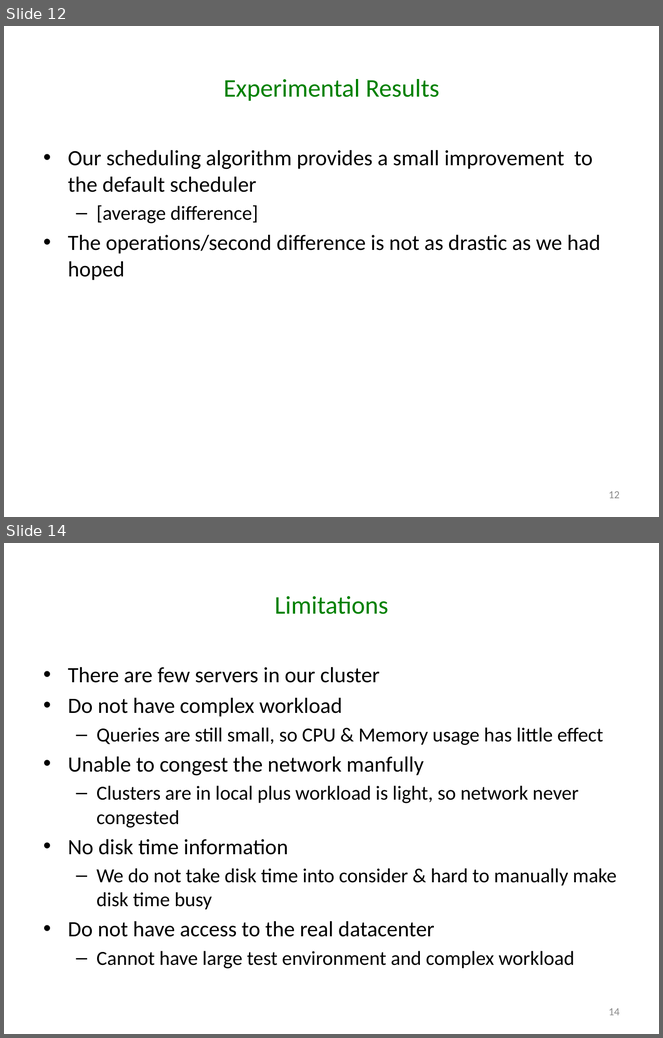
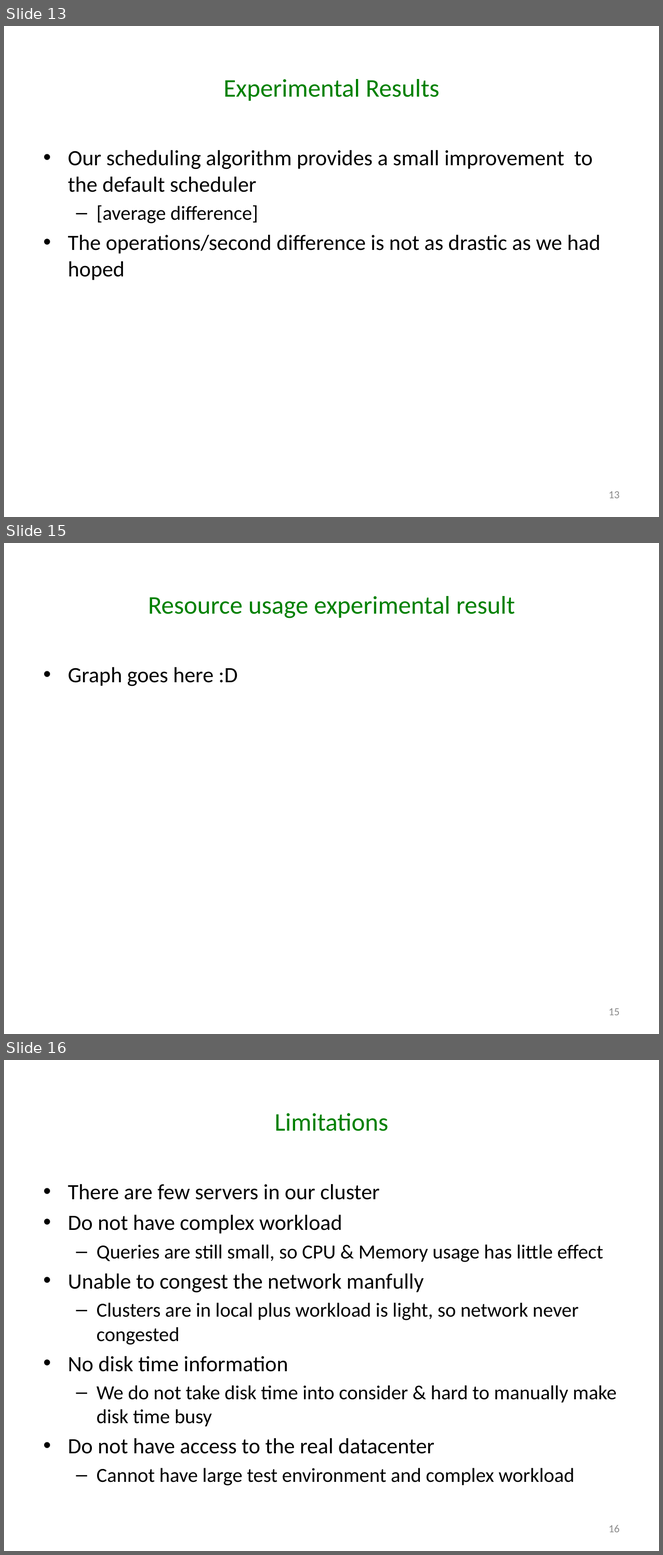
Before and after one commit to godares79/CS848-Project, a slide deck: PresentationSlides/Presentation.pptx. Shown one above the other, each under a label of ours: slides 12 and 14 before the commit, slides 13, 15 and 16 after it; the slides between them are not shown. The pictures are 663x1038 and 663x1555 pixels, drawn with LibreOffice and Linux fonts; fonts in the diff are those of the drawing. Boxes give left, top, right and bottom in pixels: in the first picture for what was removed or moved away, otherwise in the second. Text is boxed around its words. In the diff, an @@ line names an element or a change of style, - is before the commit and + after.

```diff
--- a/PresentationSlides/Presentation.pptx
+++ b/PresentationSlides/Presentation.pptx
@@ slide 15 added at (x1=4, y1=543, x2=659, y2=1034), background #FFFFFF @@
@@ title added at (x1=148, y1=596, x2=515, y2=618), 28 pt, text #008000 @@
+Resource usage experimental result
@@ text added at (x1=68, y1=667, x2=238, y2=687), 24 pt, text #000000 @@
+• Graph goes here :D
@@ page number added at (x1=609, y1=1008, x2=620, y2=1016), 12 pt, text #8C8C8C @@
+15
@@ what was slide 12 is now slide 13 @@
@@ page number at (x1=609, y1=491, x2=620, y2=499): text changed @@
-12
+13
@@ what was slide 14 is now slide 16 @@
@@ page number at (x1=609, y1=1525, x2=620, y2=1533): text changed @@
-14
+16
```
Also in this commit, not shown: 7 slides changed, 1 other slide added.
